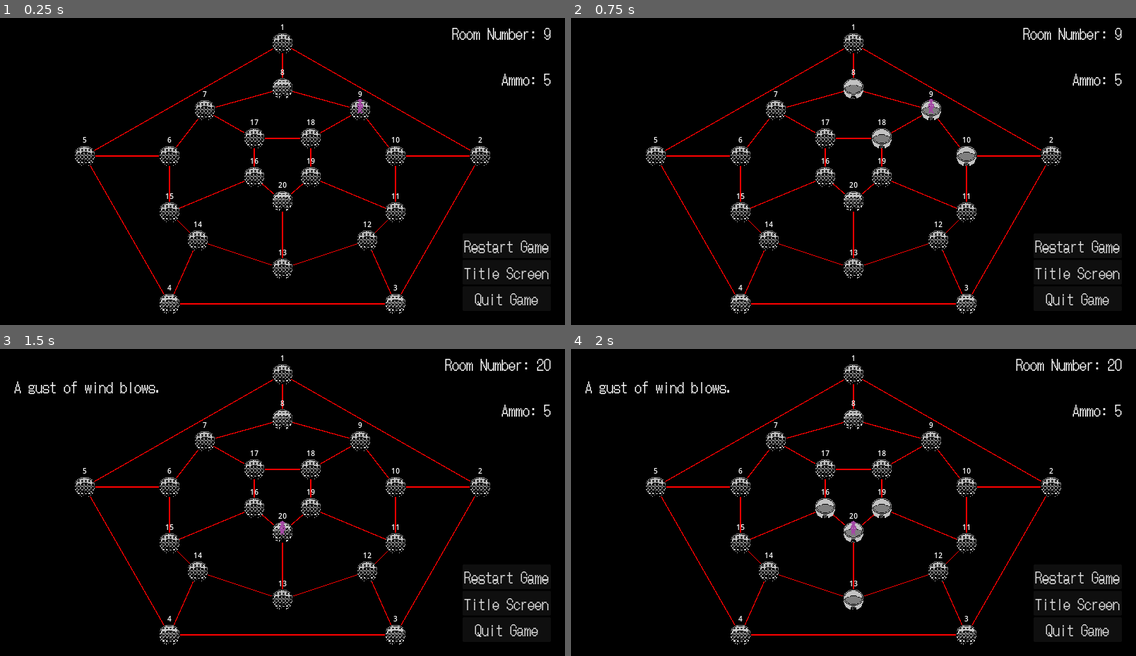
Above: before the commit, frames 1-4 (two rows, left to right).
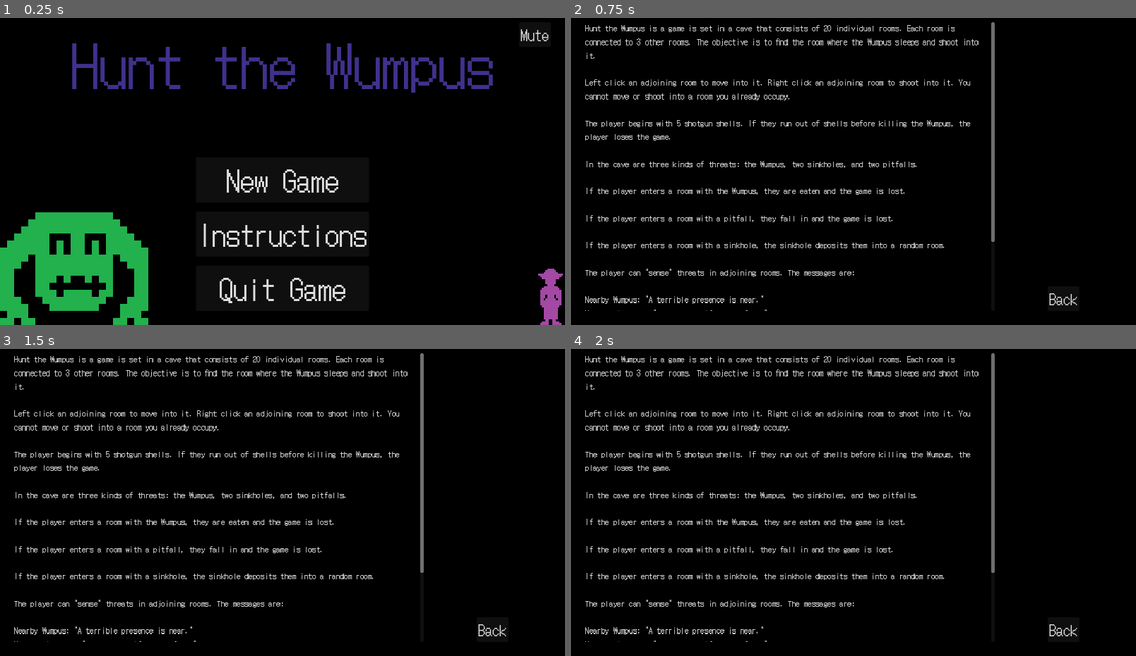
Above: after the commit, the same moments.

Repository: Jayb333/hunt_the_wumpus
Game: Godot game, scene res://scenes/title_screen.tscn
Two runs of this game, one before a commit and one after it. Both use one fixed random seed, a clock stepped at 60 frames per second and the inputs below. Before the commit the project starts from res://scenes/main.tscn. Sound files missing from this copy of the repository are replaced by a short silence.
Inputs (mouse positions are in pixels of both pictures, inside the frame that each line leads up to):
- Up to frame 1 (0.25 s): no input
- Up to frame 2 (0.75 s): click (853, 232) at 0.5 s, where only the run after the commit has a clickable "Instructions"
- Up to frame 3 (1.5 s): click (508, 576) at 1.25 s, where only the run before the commit has a clickable "Restart Game"
- Up to frame 4 (2 s): no input

The runs differ from the first frame. In frame 1, 15% of the frame differs, in the area x 0-100%, y 2-100%; in frame 2, 9.7%; in frame 3, 9.7%; in frame 4, 10%.

Commit message:
july1-final build 1.0

Diff:
--- a/project.godot
+++ b/project.godot
@@ -12,8 +12,11 @@
 
 config/name="Hunt the Wumpus"
 config/version="1.0"
-run/main_scene="res://scenes/main.tscn"
+run/main_scene="res://scenes/title_screen.tscn"
 config/features=PackedStringArray("4.2", "Forward Plus")
+boot_splash/bg_color=Color(0, 0, 0, 1)
+boot_splash/image="res://sprites/spr_wumpus.png"
+boot_splash/use_filter=false
 config/icon="res://sprites/spr_wumpus.png"
 
 [autoload]
@@ -25,6 +28,8 @@
 window/size/viewport_width=1280
 window/size/viewport_height=720
 window/stretch/mode="canvas_items"
+mouse_cursor/custom_image="res://sprites/cursor.png"
+mouse_cursor/custom_image_hotspot=Vector2(15, 15)
 
 [editor_plugins]
 
--- a/scenes/room_manager.tscn
+++ b/scenes/room_manager.tscn
@@ -1,7 +1,7 @@
 [gd_scene load_steps=5 format=3 uid="uid://cgnhksqp8gbgi"]
 
 [ext_resource type="Texture2D" uid="uid://bdft50s63xjyq" path="res://sprites/spr_room_dark.png" id="1_ajp3l"]
-[ext_resource type="Script" path="res://scripts/room_clicked.gd" id="2_re4ua"]
+[ext_resource type="Script" path="res://scripts/room_manager.gd" id="2_re4ua"]
 [ext_resource type="Script" path="res://scripts/click_room.gd" id="3_msa05"]
 
 [sub_resource type="RectangleShape2D" id="RectangleShape2D_unubd"]
--- a/scripts/click_room.gd
+++ b/scripts/click_room.gd
@@ -1,13 +1,12 @@
 extends Area2D
-#Clicking on the sprite emits a signal to check the room number from the parent node.
+#Clicking on the Area2D emits a signal to the room manager to verify the room
+#number clicked.
 
 signal room_sprite_clicked
 
-func _input_event(viewport, event, shape_idx):
+func _input_event(_viewport, event, _shape_idx):
 
 	if event.is_action_pressed("move"):
-		#print("I have checked the room.")
 		room_sprite_clicked.emit("move")
 	if event.is_action_pressed("shoot"):
-		print("I have checked the room.")
 		room_sprite_clicked.emit("shoot")
--- a/scripts/draw_manager.gd
+++ b/scripts/draw_manager.gd
@@ -1,72 +1,77 @@
+#This script handles updating drawing and updating the graphics.
 extends Node2D
 
+@export var bullet_sprite: PackedScene
+@onready var game_manager = $"../GameManager"
+var location : Vector2
 var rooms_dictionary : Dictionary
 var room_location : Array
-#var room_number : Array
 var room_index : Dictionary
-var room_nodes
+var room_nodes : Array
 var room_tex = preload("res://sprites/spr_room.png")
 var dark_room_tex = preload("res://sprites/spr_room_dark.png")
-#const ROOM_MANAGER = preload("res://scenes/room_manager.tscn")
-
-@onready var player_sprite = $PlayerSprite
-@export var bullet_sprite: PackedScene
 var new_bullet
-
-func _init():
-	pass
 
 func _ready():
 	room_nodes = get_tree().get_nodes_in_group("rooms")
+	#In order to draw the connecting lines between rooms I need to create an array of every Sprite2D's
+	#Vector2 position.
 	room_location.append(self.position)
 	for i in room_nodes:
 		room_location.append(i.position)
-	$"../GameManager".updated_player.connect(update_player)
-	$"../GameManager".updated_shot.connect(update_shot)
-	$"../GameManager".created_bullet.connect(create_bullet)
-	$"../GameManager".draw_rooms.connect(draw_rooms)
+	game_manager.updated_player.connect(update_player)
+	game_manager.updated_shot.connect(update_shot)
+	game_manager.created_bullet.connect(create_bullet)
+	game_manager.draw_rooms.connect(draw_rooms)
 
 func draw_rooms(player_pos, exits):
+	#Every time this function is called it reverts all room sprites to their dark/dithered
+	#appearance
 	var counter = 0
 	#reset all rooms to the dark version
 	for i in room_nodes:
+		#Because i doesn't produce an integer I need a counter variable to be able to access
+		#the index of the room_nodes array
 		room_nodes[counter].texture = dark_room_tex
 		counter += 1
-	#draw player's current room
+	#After all rooms are reset to their dithered sprite, I draw the player's current room as bright.
 	room_nodes[player_pos-1].texture = room_tex
-	#draw adjacent rooms
+	#Then I draw all adjoining rooms as bright.
 	for i in exits:
 		room_nodes[i-1].texture = room_tex
 
 func recieve_dict(rooms):
+	#This function is called to receive the dictionary of room information from the game manager.
 	rooms_dictionary = rooms
-	pass
 
 func _draw():
-	#draw connecting lines between rooms
-	var exit_pair : Array
-	#loop through all available rooms
+	#Draw connecting lines between rooms. First create an array that will contain the Vector2
+	#positions of each room's exits.
+	var exit_pair = []
+	#Next, loop through all available rooms
 	for i in rooms_dictionary:
 		#For each room(i), loop through exits
 		exit_pair.clear()
 		for j in rooms_dictionary.get(i):
+			#For each exit(j) in a room(i), append the Vector2 positions and draw lines
 			exit_pair.append(room_location[j])
 			draw_line(room_location[i], room_location[j], Color.RED, 2.0)
 
 func update_player(player_pos):
-	var transform : Vector2
-	transform = room_location[player_pos]
-	$PlayerSprite.position = transform
+	#Move the player sprite everytime this function is called
+	location = room_location[player_pos]
+	$PlayerSprite.position = location
 
 func create_bullet():
+	#Create the bullet sprite when called
 	new_bullet = bullet_sprite.instantiate()
 	add_child(new_bullet)
 
 func clear_bullet():
+	#Destroy the bullet sprite when called
 	new_bullet.queue_free()
 
 func update_shot(room_number):
-	var transform : Vector2
-	print(room_location[room_number])
-	transform = room_location[room_number]
-	new_bullet.position = transform
+	#Update the bullet sprite when it ricochets
+	location = room_location[room_number]
+	new_bullet.position = location
--- a/scripts/game_manager.gd
+++ b/scripts/game_manager.gd
@@ -1,26 +1,4 @@
 extends Node2D
-
-var rooms = {1: [2,5,8], 2: [1,3,10], 3: [2,4,12], 4: [3,5,14], 5:[1,4,6],
-				6: [5,7,15], 7: [6,8,17], 8: [1,7,9], 9: [8,10,18], 10: [2,9,11],
-				11: [10,12,19], 12: [3,11,13], 13: [12,14,20], 14: [4,13,15],
-				15: [6,14,16], 16: [15,17,20], 17: [7,16,18], 18: [9,17,19],
-				19: [11,18,20], 20: [13,16,19]}
-var safe_rooms = rooms.keys()
-var threat_rooms = {}
-var threats = ["sinkhole", "sinkhole", "pitfall", "pitfall", "wumpus"]
-var player_pos = -1
-var threat : String
-var random_room = rooms.keys()
-@export var starting_ammo : int
-@export var ricochet : int
-var current_ammo : int
-var test_room = "res://room_number.tscn"
-@onready var shotgun_sfx = $"../ShotgunSFX"
-@onready var ricochet_sfx = $"../RicochetSFX"
-@onready var footsteps_sfx = $"../FootstepsSFX"
-@onready var sinkhole_sfx = $"../SinkholeSFX"
-@onready var wumpus_attacks_sfx = $"../WumpusAttacksSFX"
-@onready var pitfall_sfx = $"../PitfallSFX"
 
 signal checked_threats(threat)
 signal updated_room_number(player_pos)
@@ -35,23 +13,57 @@
 signal created_bullet()
 signal draw_rooms(player_pos, exits)
 
+#The rooms dictionary contains a room number (key) and three exits (values). Eventually I want
+#to be able to randomly generate a list of rooms but this adaption only works with the classic
+#arrangement of 20 rooms with three exits
+const rooms = {1: [2,5,8], 2: [1,3,10], 3: [2,4,12], 4: [3,5,14], 5:[1,4,6],
+6: [5,7,15], 7: [6,8,17], 8: [1,7,9], 9: [8,10,18], 10: [2,9,11],
+11: [10,12,19], 12: [3,11,13], 13: [12,14,20], 14: [4,13,15],
+15: [6,14,16], 16: [15,17,20], 17: [7,16,18], 18: [9,17,19],
+19: [11,18,20], 20: [13,16,19]}
+
+var safe_rooms = rooms.keys()
+var threat_rooms = {}
+var threats = ["sinkhole", "sinkhole", "pitfall", "pitfall", "wumpus"]
+var player_pos = -1
+var threat : String
+var random_room = rooms.keys()
+var current_ammo : int
+var test_room = "res://room_number.tscn"
+
+@export var starting_ammo : int
+@export var ricochet : int
+
+@onready var draw_manager = $"../DrawManager"
+@onready var shotgun_sfx = $"../ShotgunSFX"
+@onready var ricochet_sfx = $"../RicochetSFX"
+@onready var footsteps_sfx = $"../FootstepsSFX"
+@onready var sinkhole_sfx = $"../SinkholeSFX"
+@onready var wumpus_attacks_sfx = $"../WumpusAttacksSFX"
+@onready var pitfall_sfx = $"../PitfallSFX"
+
 func _ready():
+	#When the game begins it should set all global variables to their default
+	#conditions
 	Globals.death_by_wumpus = false
 	Globals.death_by_pitfall = false
 	Globals.death_by_ricochet = false
 	Globals.death_by_defenseless = false
 	Globals.actions = 0
+	current_ammo = starting_ammo
+	#Run the function to populate the cave
 	populate_cave()
-	$"../DrawManager".recieve_dict(rooms)
-	$"../DrawManager".update_player(player_pos)
 	check_for_threats()
-	current_ammo = starting_ammo
+	draw_manager.recieve_dict(rooms)
+	draw_manager.update_player(player_pos)
+	#For debug purposes I like to know where the threats are located
 	print(threat_rooms)
 	updated_room_number.emit(player_pos)
 	updated_ammo.emit(current_ammo)
-	var rooms: Array[Node] = get_tree().get_nodes_in_group("rooms")
-	for room in rooms:
-		room.checked_room_number.connect(_check_valid_room)
+	#I need to programatically connect every instance of the room_manager signals
+	var room_nodes: Array[Node] = get_tree().get_nodes_in_group("rooms")
+	for i in room_nodes:
+		i.checked_room_number.connect(_check_valid_room)
 
 func populate_cave():
 	#Iterate through list of threats, shuffle array of safe_rooms to get a random room, add that
@@ -59,35 +71,29 @@
 	for threat_counter in threats:
 		safe_rooms.shuffle()
 		threat_rooms[safe_rooms[0]] = threat_counter
-		print("Remove room " + str(safe_rooms[0]))
 		safe_rooms.remove_at(0)
 	#Remove all rooms 1-and-2-spaces away from Wumpus from list of safe rooms (the player should begin
 	#within 3 spaces of the Wumpus
 	safe_rooms.sort()
 	var wumpus_room = threat_rooms.find_key("wumpus")
-	var wumpus_threat_zone = []
-	wumpus_threat_zone = rooms.get(wumpus_room)
-	print("Wumpus is in room: " + str(wumpus_room))
-	#Iterate through Wumpus threat zone to append second layer of adjacency
+	#Create an array of rooms adjoining the wumpus' room
+	var wumpus_threat_zone = rooms.get(wumpus_room)
+	#The first for loop (i) removes the adjoining rooms from the safe room list. The second
+	#for loop (j) removes the rooms adjoining to the original rooms, creating a 2-room distance
 	for i in wumpus_threat_zone:
-		print("Remove room " + str(i))
 		safe_rooms.erase(i)
 		for j in rooms.get(i):
-			print("Remove room " + str(j))
 			safe_rooms.erase(j)
-	print(safe_rooms)
 	#Finally place the player in a random safe room
 	safe_rooms.shuffle()
 	player_pos = safe_rooms[0]
-	#check_for_threats()
 	move(player_pos)
 
 func _check_valid_room(room_number, check_input):
 	#Check for type of input, move or shoot. The counter variable is used to trigger an invalid
-	#room. If the loop cycles 3 or more times it means
+	#room.
 	var counter = 0
 	for i in rooms.get(room_number):
-		print(rooms.get(room_number))
 		counter += 1
 		if room_number == player_pos:
 			invalid_room.emit("same room")
@@ -103,32 +109,36 @@
 					Globals.actions += 1
 					move(room_number)
 					break
+		#If the loop cycles 3 or more times it means the player chose an invalid room
 		elif counter >= 3:
 			invalid_room.emit("too far")
 
 func shoot(room_number):
 	shotgun_sfx.play()
+	#I pause the game when performing an action to turn off inputs until it's finished.
+	Globals.pause()
 	#create array of random random targets
-	Globals.pause()
 	var random_ricochet_target = rooms.get(room_number)
-	$"../DrawManager".create_bullet()
+	draw_manager.create_bullet()
 	current_ammo -= 1
 	updated_ammo.emit(current_ammo)
 	updated_shot.emit(room_number)
 	shot_into_room.emit(room_number)
 	await get_tree().create_timer(1).timeout
-	#for loop iterates up to ricochet value, default 5
+	#For loop iterates up to ricochet value, default 5
 	for ricochet_count in ricochet:
-		#Check if room number has a threat
-		print(room_number)
+		#First check if the player is in a room with a bullet
 		if room_number == player_pos:
 			dead("bullet")
 			break
+		#Next check if the player shoots the wumpus. If not, move the bullet to a random adjoining
+		#room
 		match threat_rooms.get(room_number):
 			"wumpus":
 				win_the_game()
 				break
 			_:
+				#Shuffle through an array of rooms adjoining the bullet's current position
 				ricochet_sfx.play()
 				random_ricochet_target = rooms.get(room_number)
 				random_ricochet_target.shuffle()
@@ -137,18 +147,19 @@
 				updated_shot.emit(room_number)
 				await get_tree().create_timer(1).timeout
 	if current_ammo <= 0:
+		#Kill the player if they run out of ammo
 		dead("defenseless")
 	else:
 		wumpus_wakes()
 	Globals.unpause()
-	$"../DrawManager".clear_bullet()
+	draw_manager.clear_bullet()
 
 func move(room_number):
 	footsteps_sfx.play()
+	#I pause the game when performing an action to turn off inputs until it's finished.
 	Globals.pause()
 	player_pos = room_number
 	await get_tree().create_timer(.5).timeout
-	#get_tree().paused = false
 	Globals.unpause()
 	updated_room_number.emit(player_pos)
 	check_for_threats()
@@ -160,30 +171,36 @@
 
 func check_for_threats():
 	_cleared_threats()
-	print("Print threat rooms key " + str(threat_rooms.get(player_pos)))
+	#Checks if the player is in a room with a threat
 	match threat_rooms.get(player_pos):
 		"sinkhole":
+			Globals.pause()
 			footsteps_sfx.stream_paused = true
 			sinkhole_sfx.play()
 			await sinkhole_sfx.finished
 			random_room.shuffle()
+			Globals.unpause()
 			move(random_room[0])
 			invalid_room.emit("sinkhole")
 		"pitfall":
+			Globals.pause()
 			pitfall_sfx.play()
 			await pitfall_sfx.finished
 			dead("pitfall")
 		"wumpus":
+			Globals.pause()
 			wumpus_attacks_sfx.play()
 			await wumpus_attacks_sfx.finished
 			dead("wumpus")
-
+	#If the player is not in a room with a threat, evaluate each adjoining room for threats
+	#and update the threat labels
 	for i in rooms.get(player_pos):
 		for j in threats:
 			if threat_rooms.get(i) == j:
 				checked_threats.emit(str(j))
 
 func dead(killed_by):
+	#Sets the global variable that determines which game over screen you see
 	match killed_by:
 		"wumpus":
 			Globals.death_by_wumpus = true
@@ -193,9 +210,12 @@
 			Globals.death_by_ricochet = true
 		"defenseless":
 			Globals.death_by_defenseless = true
+	Globals.unpause()
 	get_tree().change_scene_to_file("res://scenes/game_over.tscn")
 
 func wumpus_wakes():
+	#If the player doesn't hit anything with a shot the wumpus may wake up or
+	#remain in the same room
 	var new_wumpus_room
 	var wumpus_wake_chance = randi_range(0,4)
 	match wumpus_wake_chance:
--- a/scripts/game_over.gd
+++ b/scripts/game_over.gd
@@ -3,8 +3,8 @@
 @onready var game_over_label = $MarginContainer/GameOverLabel
 @onready var lose = $Lose
 
-# Called when the node enters the scene tree for the first time.
 func _ready():
+	#Creates the different game over messages based on what triggered the game over.
 	lose.play()
 	if Globals.death_by_wumpus == true:
 		game_over_label.text = "The Wumpus eats well tonight."
--- a/scripts/globals.gd
+++ b/scripts/globals.gd
@@ -1,4 +1,6 @@
 extends Node
+
+#This script contains global logic that should be accessible by all scripts
 
 var actions := 0
 var death_by_wumpus := false
@@ -6,6 +8,9 @@
 var death_by_ricochet := false
 var death_by_defenseless := false
 
+#For game feel purposes, I needed a way to turn off player input. I'm sure there are more
+#efficient ways to check for this process but for the limited scope of this project temporarily pausing
+#the game does the job
 func pause():
 	get_tree().paused = true
 
--- a/scripts/gui.gd
+++ b/scripts/gui.gd
@@ -1,4 +1,9 @@
 extends Control
+
+#Manages the GUI and updates the various labels. "Illegal_action_label" was originally
+#used to warn the player when they clicked on a room they couldn't access but
+#I end up using it for miscellaneous messages and didn't bother to rename it.
+#What the various functions do is pretty self explanatory.
 
 @onready var wumpus_threat_label = %WumpusThreatLabel
 @onready var pitfall_threat_label = %PitfallThreatLabel
@@ -8,7 +13,6 @@
 @onready var ammo_label = %AmmoLabel
 @onready var game_manager = $"../GameManager"
 
-# Called when the node enters the scene tree for the first time.
 func _ready():
 	game_manager.updated_room_number.connect(_update_room_label)
 	game_manager.invalid_room.connect(_invalid_room)
@@ -21,8 +25,6 @@
 	illegal_action_label.text = ""
 	_clear_threats_label()
 
-	pass
-
 func _ricochet_message(random_ricochet_target):
 	illegal_action_label.text = "Bullet ricocheted into room " + str(random_ricochet_target[0])
 
@@ -30,9 +32,10 @@
 	illegal_action_label.text = "Something lumbers in the darkness..."
 
 func _shoot_into(room_number):
-	illegal_action_label.text = "You shoot into room# " + str(room_number)
+	illegal_action_label.text = "You shoot into room " + str(room_number)
 
 func _clear_threats_label():
+	#Clear the threat messages so they don't persist between actions
 	sinkhole_threat_label.text = ""
 	wumpus_threat_label.text = ""
 	pitfall_threat_label.text = ""
--- a/scripts/room_clicked.gd
+++ b/scripts/room_manager.gd
@@ -1,17 +1,17 @@
 extends Sprite2D
-#This script emits a signal to the parent game manager to pass the room
-#number.
+#This script contains the logic of the individual rooms. It emits a signal to
+#to pass its information to the game manager.
 
-@onready var room_number_label = $RoomNumberLabel
+signal checked_room_number
 @export var room_number : int
-var check_input: String
-signal checked_room_number
 
 func _ready():
 	$Area2D.room_sprite_clicked.connect(_room_sprite_clicked)
 	$RoomNumberLabel.text = str(room_number)
 
 func _room_sprite_clicked(check_input):
+	#After receiving the player's input, emit a signal to the game manager with the room number
+	#and type of input: left click to move, right click to shoot.
 	if check_input == "move":
 		checked_room_number.emit(room_number, check_input)
 	if check_input == "shoot":
--- a/scripts/title_screen.gd
+++ b/scripts/title_screen.gd
@@ -2,6 +2,23 @@
 
 var master_bus = AudioServer.get_bus_index("Master")
 @onready var mute_button = $MarginContainer/MuteButton
+
+func _ready():
+	#Load the state of the mute button
+	load_mute_settings()
+
+func load_mute_settings():
+	#This function reads the state of the mute audio button from the config file
+	var config = ConfigFile.new()
+	var error = config.load("user://mute_settings.cfg")
+	#OK is a constant that should return zero. This is a failsafe, if the config file can't
+	#be read then set the mute set to the default (off)
+	if error != OK:
+		mute_audio(false)
+		return
+	var is_muted = config.get_value("audio", "is_muted", false)
+	mute_audio(is_muted)
+	update_mute_button_label()
 
 func _on_new_game_button_pressed():
 	get_tree().change_scene_to_file("res://scenes/main.tscn")
@@ -15,14 +32,16 @@
 func _on_instructions_button_pressed():
 	get_tree().change_scene_to_file("res://scenes/instructions_screen.tscn")
 
+func toggle_mute():
+	#This function toggles the mute state, performing the opposite action of its current state
+	mute_audio(!is_audio_muted())
+
 func mute_audio(mute : bool):
 	AudioServer.set_bus_mute(master_bus, mute)
 
 func is_audio_muted() -> bool:
+	#Returns a true/false value based on whether or not audio is muted
 	return AudioServer.is_bus_mute(master_bus)
-
-func toggle_mute():
-	mute_audio(!is_audio_muted())
 
 func update_mute_button_label():
 	if is_audio_muted():
@@ -30,27 +49,11 @@
 	else:
 		mute_button.text = "Mute"
 
-func load_mute_settings():
-	var config = ConfigFile.new()
-	var error = config.load("user://mute_settings.cfg")
-	if error != OK:
-		mute_audio(false)
-		return
-	var is_muted = config.get_value("audio", "is_muted", false)
-	mute_audio(is_muted)
-	update_mute_button_label()
-
 func save_mute_settings():
+	#Creates a config file that sets the value of the audio bus' current state, mute or not
 	var config = ConfigFile.new()
 	config.set_value("audio", "is_muted", is_audio_muted())
 	config.save("user://mute_settings.cfg")
-
-func _ready():
-	load_mute_settings()
-
-#func _on_check_box_toggled(toggled_on):
-	#AudioServer.set_bus_mute(master_bus, not AudioServer.is_bus_mute(master_bus))
-	#save_mute_settings()
 
 func _on_mute_button_pressed():
 	toggle_mute()
Binary file added: sprites/cursor.png
Not shown, added: sprites/cursor.png.import
Binary file changed: sprites/spr_wumpus.png
